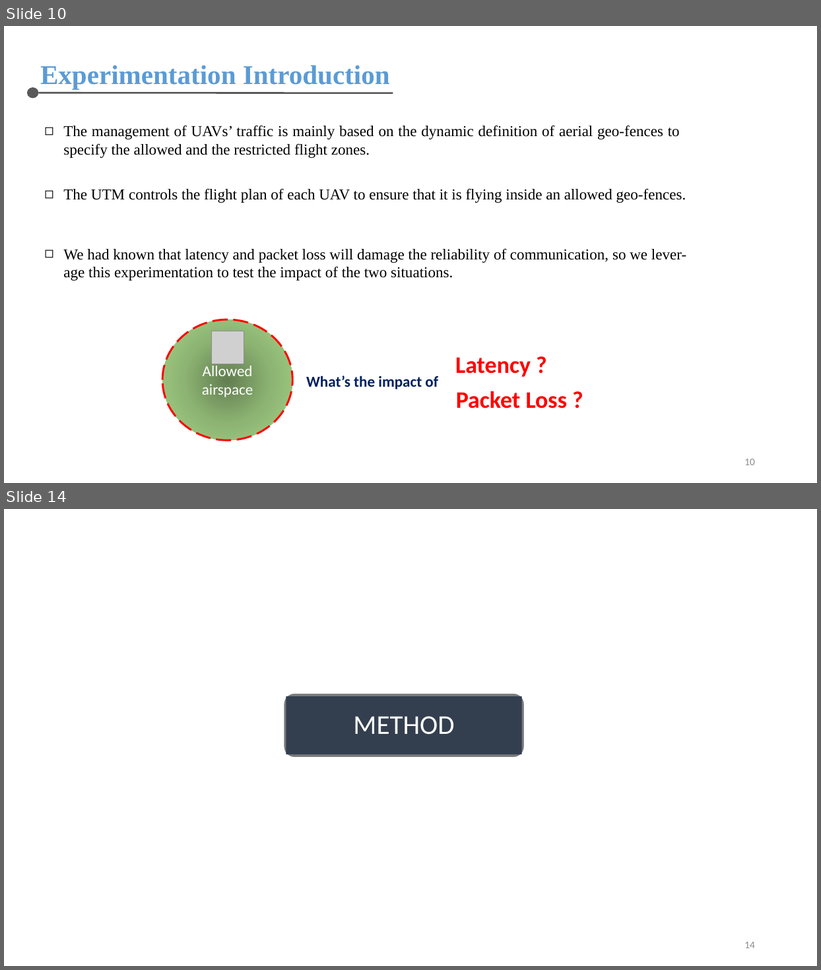
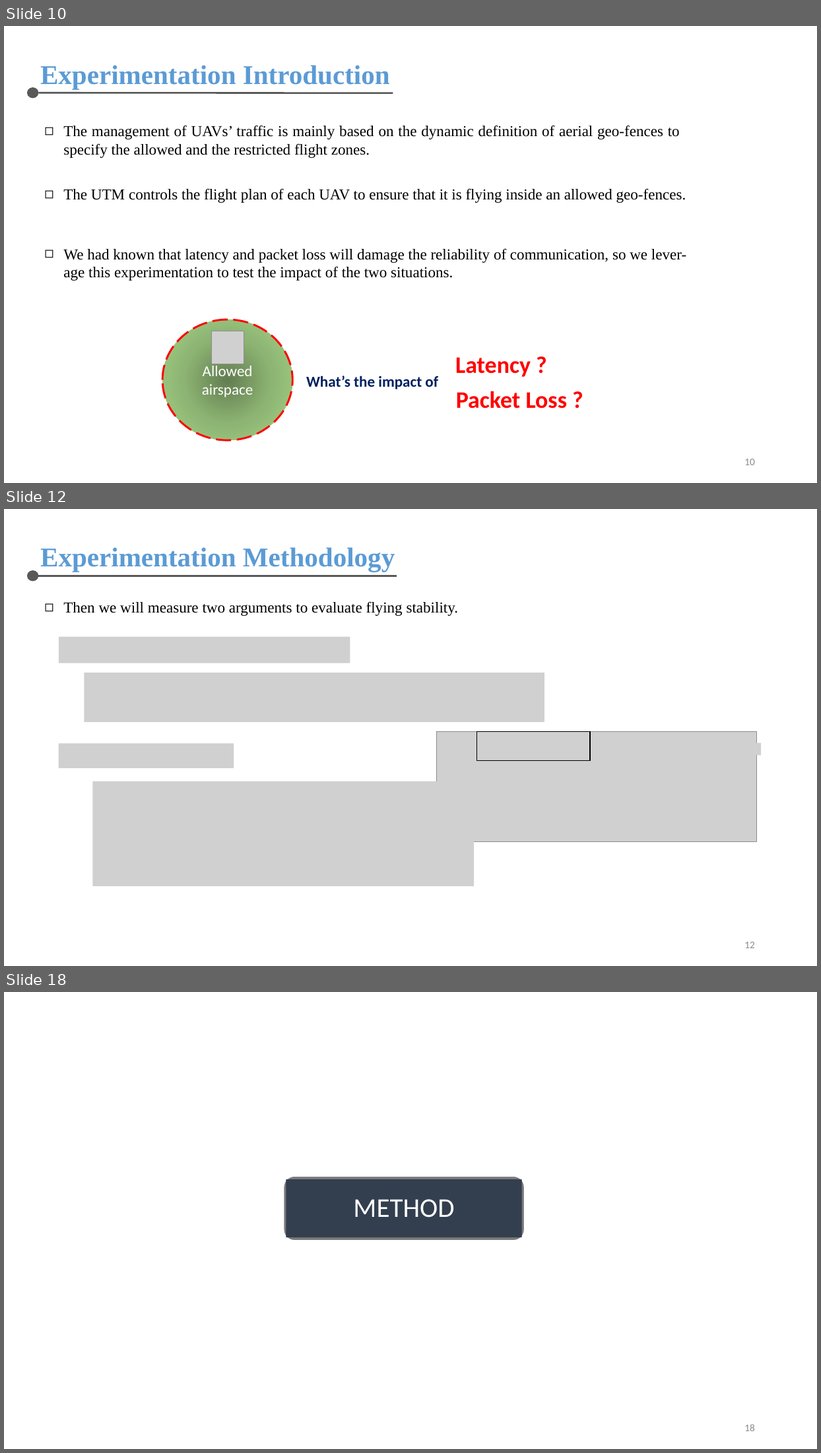
Before and after one commit to chris-nthu/communication, a slide deck: wireless_network/PaperReading/Report.pptx. Shown one above the other, each under a label of ours: slides 10 and 14 before the commit, slides 10, 12 and 18 after it; the slides between them are not shown. The pictures are 821x970 and 821x1453 pixels, drawn with LibreOffice and Linux fonts; fonts in the diff are those of the drawing; grey boxes stand for pictures. Boxes give left, top, right and bottom in pixels: in the first picture for what was removed or moved away, otherwise in the second. Text is boxed around its words. In the diff, an @@ line names an element or a change of style, - is before the commit and + after.

```diff
--- a/wireless_network/PaperReading/Report.pptx
+++ b/wireless_network/PaperReading/Report.pptx
@@ slide 12 added at (4, 509, 817, 966), background #FFFFFF @@
@@ text added at (40, 547, 395, 572), 32 pt, text #5B9BD5, bold @@
+Experimentation Methodology
@@ ellipse added at (27, 570, 39, 582), fill #595959 @@
@@ line added from (39, 576) to (397, 576), #595959 2 pt @@
@@ text added at (63, 601, 459, 616), 18 pt, text #000000 @@
+◻ Then we will measure two arguments to evaluate flying stability.
@@ picture added at (59, 637, 350, 663) @@
@@ picture added at (84, 673, 545, 722) @@
@@ picture added at (59, 744, 234, 768) @@
@@ picture added at (436, 731, 756, 842) @@
@@ rectangle added at (477, 731, 590, 760), outline #000000 1 pt @@
@@ picture added at (745, 743, 762, 755) @@
@@ picture added at (92, 782, 474, 887) @@
@@ page number added at (745, 942, 755, 949), 12 pt, text #8C8C8C @@
+12
@@ what was slide 14 is now slide 18 @@
@@ page number at (745, 1424, 755, 1432): text changed @@
-14
+18
```
Also in this commit, not shown: 4 slides changed, 5 other slides added.
